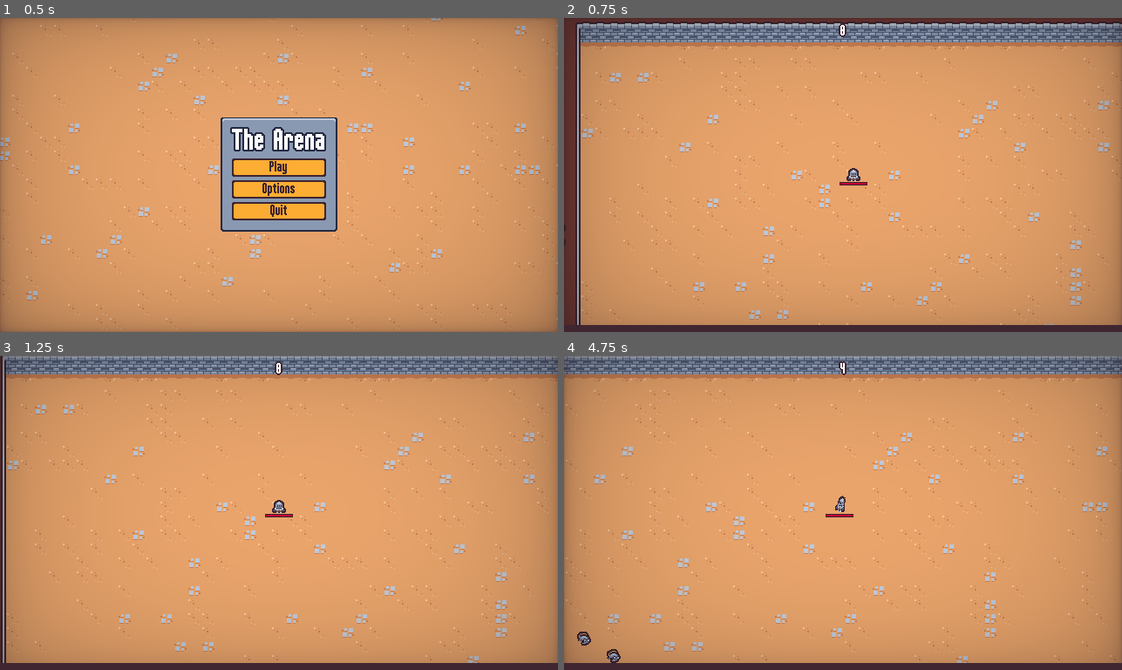
Above: before the commit, frames 1-4 (two rows, left to right).
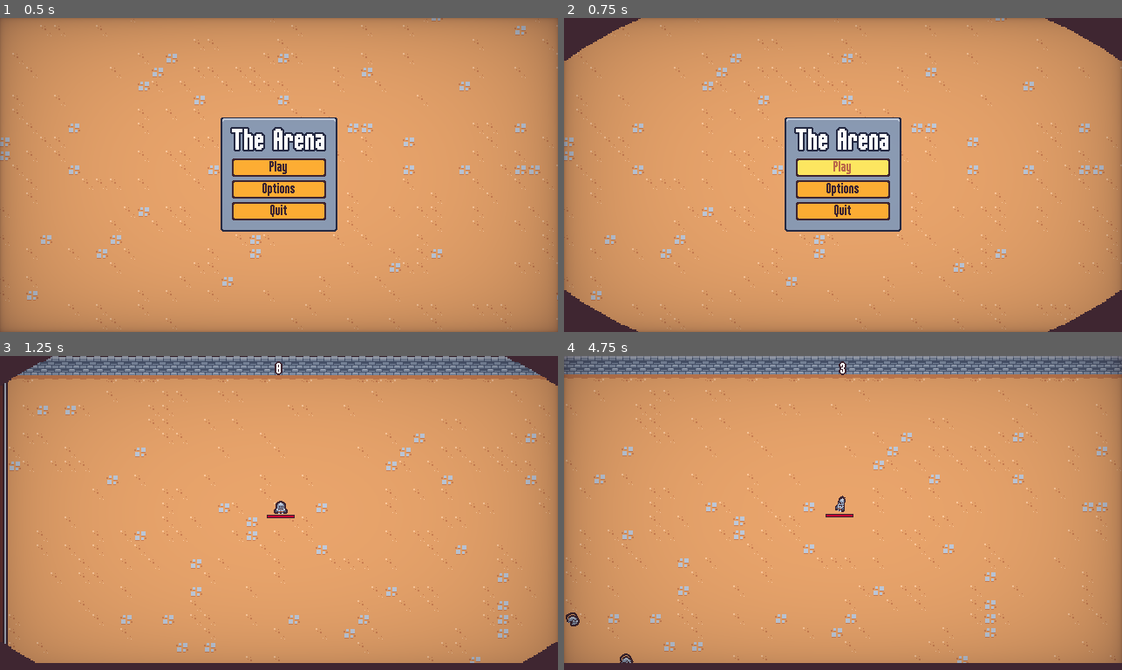
Above: after the commit, the same moments.

Repository: SugarF0x/2D-survivor-course
Game: Godot game, scene res://scenes/ui/main_menu.tscn
Same seed, same stepped clock (60 frames per second), same inputs: the game is played once before the commit and once after it. Sound files missing from this copy of the repository are replaced by a short silence.
Inputs (mouse positions are in pixels of both pictures, inside the frame that each line leads up to):
- Up to frame 1 (0.5 s): no input
- Up to frame 2 (0.75 s): click "Play" at 0.5 s
- Up to frame 3 (1.25 s): no input
- Up to frame 4 (4.75 s): move the mouse to (965, 497) at 1.27 s; press the mouse at (965, 497) at 1.28 s; hold D (move_right) 1.28-2.03 s; move the mouse to (731, 528) at 2.02 s; release the mouse at (731, 528) at 2.03 s; hold S (move_down) 2.03-2.78 s; click (731, 528) at 2.1 s; move the mouse to (898, 443) at 2.77 s; press the mouse at (898, 443) at 2.78 s; hold D (move_right) 2.78-3.53 s; move the mouse to (815, 575) at 3.52 s; release the mouse at (815, 575) at 3.53 s; hold W (move_up) 3.53-4.28 s; click (815, 575) at 3.6 s; move the mouse to (1010, 560) at 4.27 s; press the mouse at (1010, 560) at 4.28 s; hold A (move_left) from 4.28 s (still down)

Frame 1 is identical in both runs. In frame 2, 25% of the frame differs, in the area x 0-100%, y 0-100%; in frame 3, 9.1%; in frame 4, 0.3%.

Commit message:
add screen transition

Diff:
--- a/project.godot
+++ b/project.godot
@@ -23,6 +23,7 @@
 
 GameEvents="*res://scenes/autoload/game_events.tscn"
 MusicPlayer="*res://scenes/autoload/music_player.tscn"
+ScreenTransition="*res://scenes/autoload/screen_transition.tscn"
 
 [debug]
 
--- /dev/null
+++ b/scenes/autoload/screen_transition.gd
@@ -0,0 +1,22 @@
+extends CanvasLayer
+
+signal transition_halfway
+
+@onready var animation_player = $AnimationPlayer
+
+var did_emit = false
+
+
+func transition():
+	animation_player.play('default')
+	await animation_player.animation_finished
+	animation_player.play_backwards('default')
+	await animation_player.animation_finished
+	did_emit = false
+
+
+func emit_halfway():
+	if did_emit: return
+	did_emit = true
+
+	transition_halfway.emit()
--- /dev/null
+++ b/scenes/autoload/screen_transition.gdshader
@@ -0,0 +1,11 @@
+shader_type canvas_item;
+
+uniform vec4 transition_color : source_color;
+uniform sampler2D transition_texture : filter_nearest;
+uniform float percent : hint_range(0.0, 1.0);
+
+void fragment() {
+	vec4 transition_texture_color = texture(transition_texture, UV);
+	if (transition_texture_color.r > percent) COLOR.a = 0.0;
+	else COLOR = transition_color;
+}
--- /dev/null
+++ b/scenes/autoload/screen_transition.tscn
@@ -0,0 +1,105 @@
+[gd_scene load_steps=8 format=3 uid="uid://rwly1hmvqej7"]
+
+[ext_resource type="Script" path="res://scenes/autoload/screen_transition.gd" id="1_bns2t"]
+[ext_resource type="Shader" path="res://scenes/autoload/screen_transition.gdshader" id="1_sjiae"]
+[ext_resource type="Texture2D" uid="uid://p1x2gii6ftyh" path="res://assets/ui/screen_transition.png" id="2_tdx6h"]
+
+[sub_resource type="Animation" id="Animation_a0bhy"]
+resource_name = "default"
+length = 0.4
+step = 0.01
+tracks/0/type = "value"
+tracks/0/imported = false
+tracks/0/enabled = true
+tracks/0/path = NodePath("ColorRect:material:shader_parameter/percent")
+tracks/0/interp = 1
+tracks/0/loop_wrap = true
+tracks/0/keys = {
+"times": PackedFloat32Array(0, 0.4),
+"transitions": PackedFloat32Array(2, 1),
+"update": 0,
+"values": [0.0, 1.0]
+}
+tracks/1/type = "method"
+tracks/1/imported = false
+tracks/1/enabled = true
+tracks/1/path = NodePath(".")
+tracks/1/interp = 1
+tracks/1/loop_wrap = true
+tracks/1/keys = {
+"times": PackedFloat32Array(0.4),
+"transitions": PackedFloat32Array(1),
+"values": [{
+"args": [],
+"method": &"emit_halfway"
+}]
+}
+tracks/2/type = "value"
+tracks/2/imported = false
+tracks/2/enabled = true
+tracks/2/path = NodePath("ColorRect:visible")
+tracks/2/interp = 1
+tracks/2/loop_wrap = true
+tracks/2/keys = {
+"times": PackedFloat32Array(0, 0.01),
+"transitions": PackedFloat32Array(1, 1),
+"update": 1,
+"values": [false, true]
+}
+
+[sub_resource type="Animation" id="Animation_dn10j"]
+length = 0.001
+tracks/0/type = "value"
+tracks/0/imported = false
+tracks/0/enabled = true
+tracks/0/path = NodePath("ColorRect:material:shader_parameter/percent")
+tracks/0/interp = 1
+tracks/0/loop_wrap = true
+tracks/0/keys = {
+"times": PackedFloat32Array(0),
+"transitions": PackedFloat32Array(1),
+"update": 0,
+"values": [0.0]
+}
+tracks/1/type = "value"
+tracks/1/imported = false
+tracks/1/enabled = true
+tracks/1/path = NodePath("ColorRect:visible")
+tracks/1/interp = 1
+tracks/1/loop_wrap = true
+tracks/1/keys = {
+"times": PackedFloat32Array(0),
+"transitions": PackedFloat32Array(1),
+"update": 1,
+"values": [false]
+}
+
+[sub_resource type="AnimationLibrary" id="AnimationLibrary_6ak4m"]
+_data = {
+"RESET": SubResource("Animation_dn10j"),
+"default": SubResource("Animation_a0bhy")
+}
+
+[sub_resource type="ShaderMaterial" id="ShaderMaterial_7b8jk"]
+shader = ExtResource("1_sjiae")
+shader_parameter/transition_color = Color(0.247059, 0.14902, 0.192157, 1)
+shader_parameter/percent = 0.0
+shader_parameter/transition_texture = ExtResource("2_tdx6h")
+
+[node name="ScreenTransition" type="CanvasLayer"]
+layer = 5
+script = ExtResource("1_bns2t")
+
+[node name="AnimationPlayer" type="AnimationPlayer" parent="."]
+libraries = {
+"": SubResource("AnimationLibrary_6ak4m")
+}
+
+[node name="ColorRect" type="ColorRect" parent="."]
+visible = false
+material = SubResource("ShaderMaterial_7b8jk")
+anchors_preset = 15
+anchor_right = 1.0
+anchor_bottom = 1.0
+grow_horizontal = 2
+grow_vertical = 2
--- a/scenes/ui/main_menu.gd
+++ b/scenes/ui/main_menu.gd
@@ -14,6 +14,8 @@
 
 
 func on_play_button_pressed():
+	ScreenTransition.transition()
+	await ScreenTransition.transition_halfway
 	get_tree().change_scene_to_file("res://scenes/main/main.tscn")
 
 
Binary file added: assets/ui/screen_transition.png
Not shown, added: assets/ui/screen_transition.png.import
